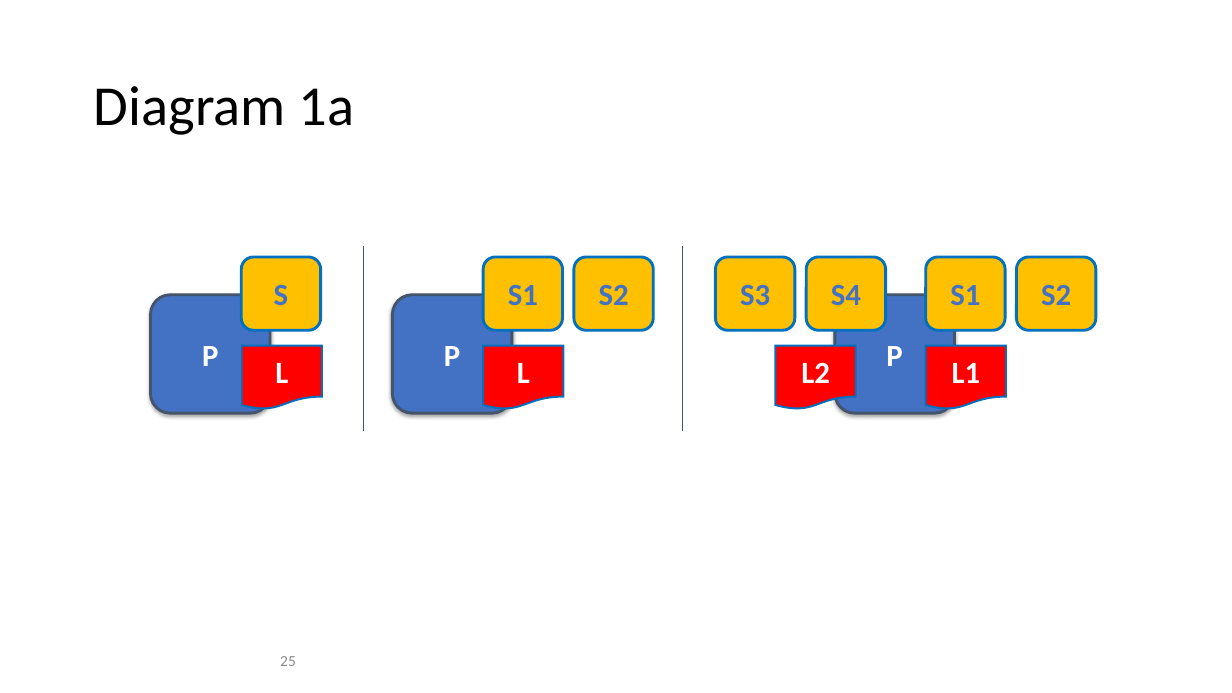
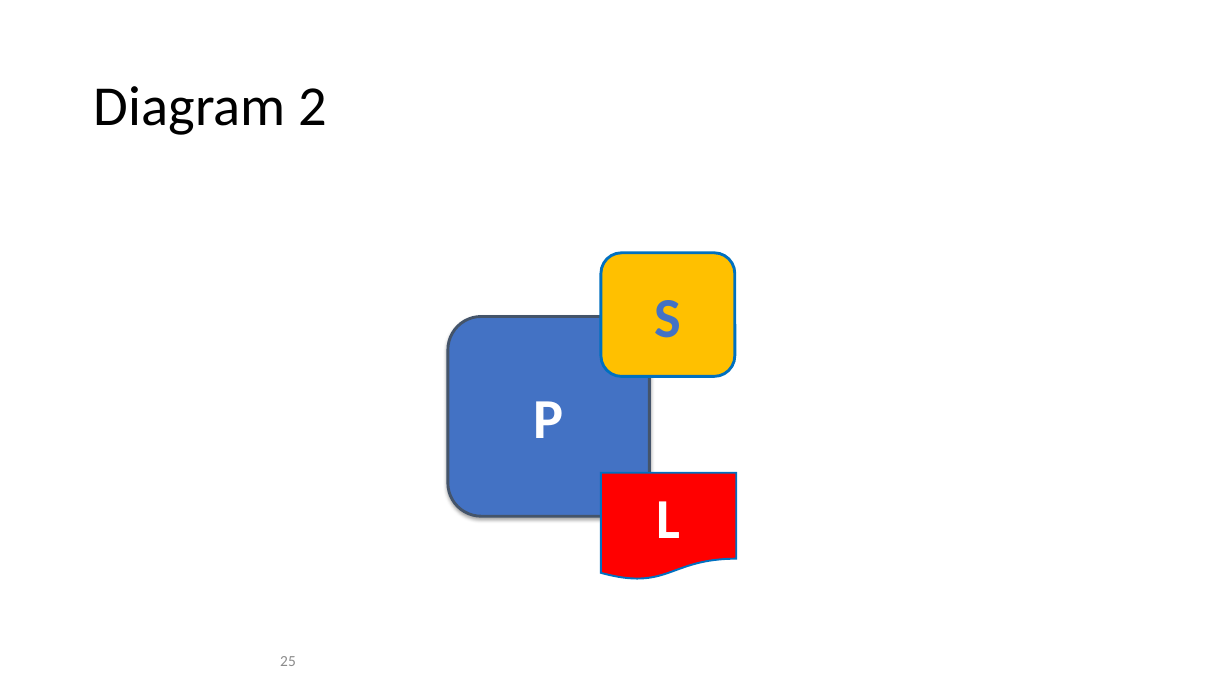
Before and after one commit to FabricTOC/FabricTOC, a slide deck: slide 25 of docs/OtherSourceMaterial/Diagrams.pptx. Drawn at 1232x693 pixels with LibreOffice and Linux fonts; fonts in the diff are those of the drawing. Boxes give left, top, right and bottom in pixels: in the first picture for what was removed or moved away, otherwise in the second. Text is boxed around its words. In the diff, an @@ line names an element or a change of style, - is before the commit and + after.

```diff
--- a/docs/OtherSourceMaterial/Diagrams.pptx
+++ b/docs/OtherSourceMaterial/Diagrams.pptx
@@ title at <box>94,86,328,135</box>: text changed @@
-Diagram 1a
+Diagram 2
@@ line removed from (363, 247) to (363, 431) @@
@@ group removed at <box>393,257,653,413</box>: 3 rounded rectangles, 1 flow chart document @@
-P
-L
-S1
-S2
@@ size 24 to 44 pt in 3 elements at <box>448,317,650,517</box>, <box>601,473,736,580</box>, <box>601,253,735,377</box> @@
@@ rounded rectangle "S": place and size @@
-rounded rectangle "S" at <box>241,257,321,330</box>
+rounded rectangle "S" at <box>601,253,735,377</box>
@@ line removed from (682, 247) to (682, 431) @@
@@ rounded rectangle removed at <box>715,257,795,330</box> @@
-S3
@@ rounded rectangle removed at <box>807,257,886,330</box> @@
-S4
@@ rounded rectangle removed at <box>926,257,1006,330</box> @@
-S1
@@ rounded rectangle removed at <box>1017,257,1096,330</box> @@
-S2
@@ rounded rectangle removed at <box>836,295,955,413</box> @@
-P
@@ rounded rectangle "P": place and size @@
-rounded rectangle "P" at <box>151,295,270,413</box>
+rounded rectangle "P" at <box>448,317,650,517</box>
@@ flow chart document removed at <box>775,346,856,409</box> @@
-L2
@@ flow chart document removed at <box>926,346,1006,409</box> @@
-L1
@@ flow chart document "L": place and size @@
-flow chart document "L" at <box>242,346,323,409</box>
+flow chart document "L" at <box>601,473,736,580</box>
```
Also in this commit, not shown: 4 other slides changed, 6 other files.
